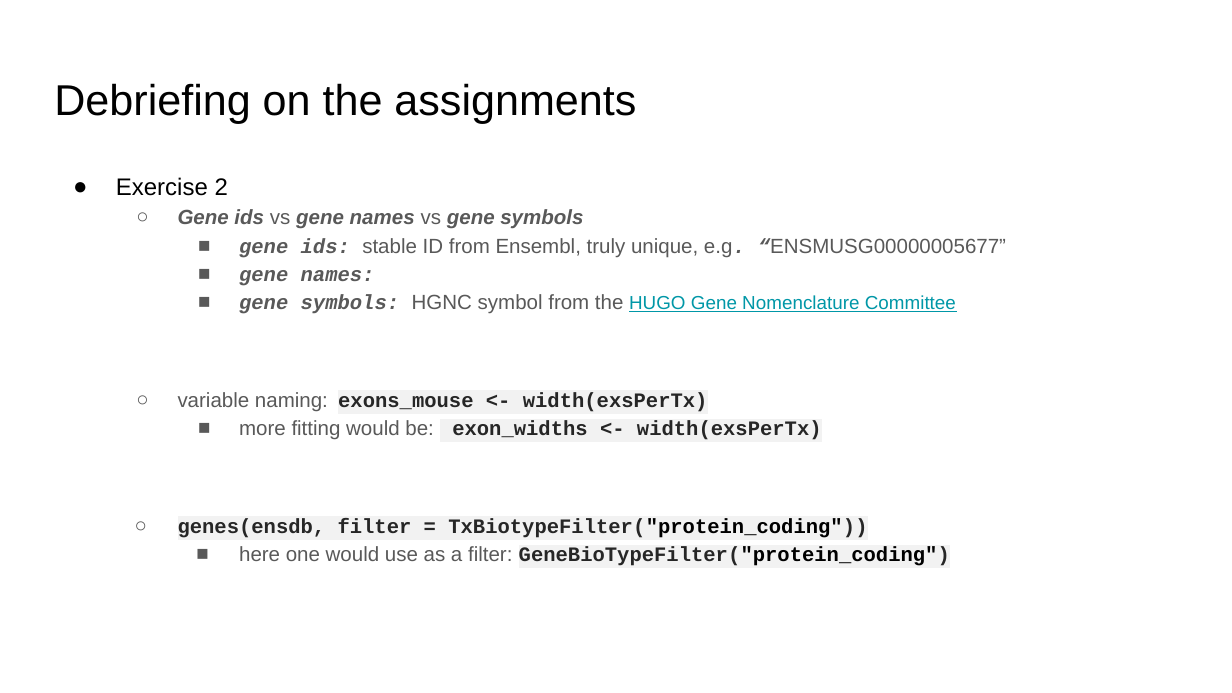
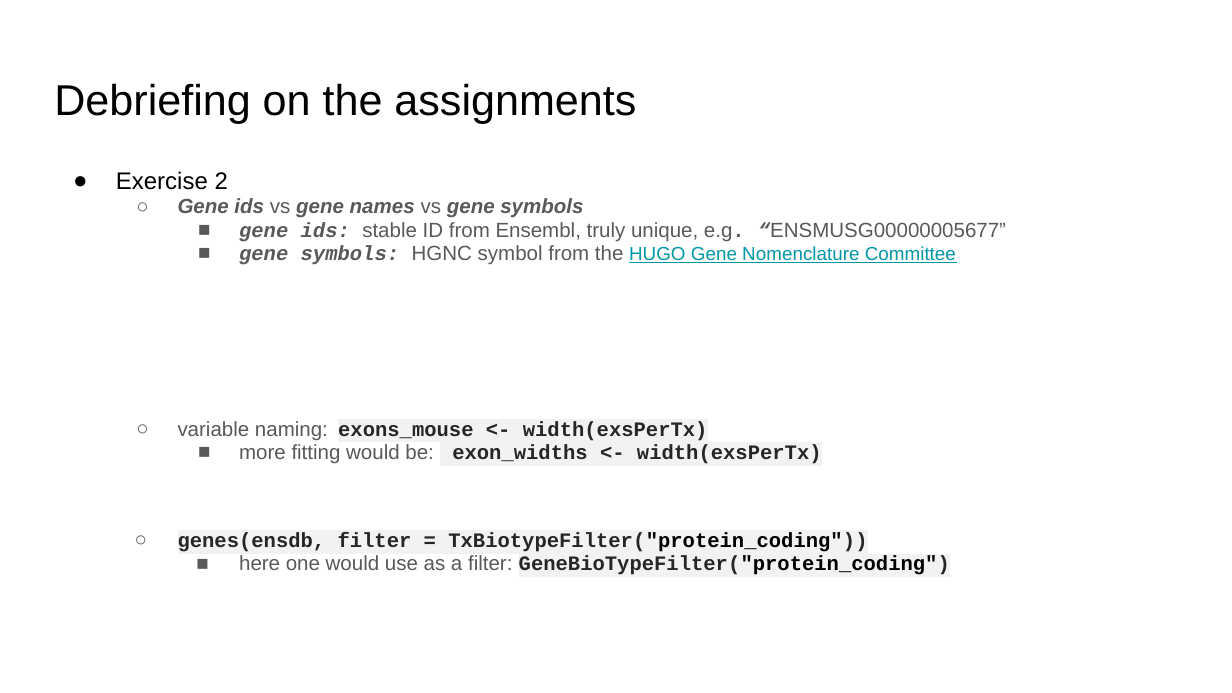
Before and after one commit to ETHZ-INS/ethEpigen2023_materials, a slide deck: slide 4 of week03/epigen_w3.pptx. Drawn at 1232x693 pixels with LibreOffice and Linux fonts; fonts in the diff are those of the drawing. Boxes give left, top, right and bottom in pixels: in the first picture for what was removed or moved away, otherwise in the second. Text is boxed around its words. In the diff, an @@ line names an element or a change of style, - is before the commit and + after.

Commit message:
updated debriefing

```diff
--- a/week03/epigen_w3.pptx
+++ b/week03/epigen_w3.pptx
@@ text "Exercise 2" at [116, 171, 1006, 575]: line spacing 1.15 to 0.95 @@
@@ text at [239, 270, 375, 286]: paragraph removed @@
-    ■ gene names:
```
Also in this commit, not shown: 1 other slide changed, 3 slides added, 1 other file.
